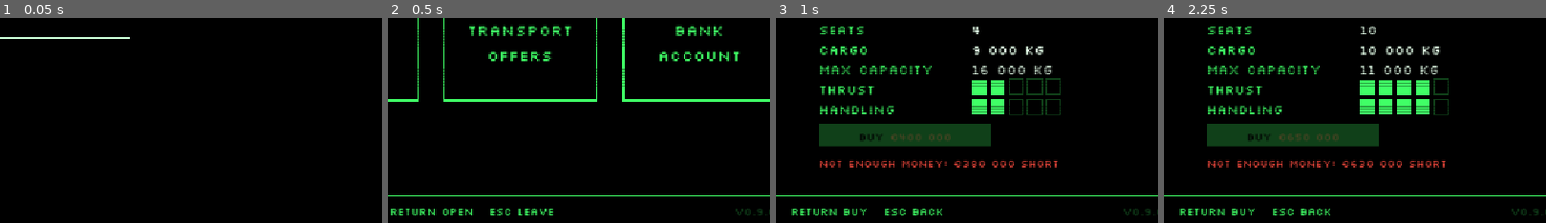
Above: before the commit, frames 1-4 (left to right).
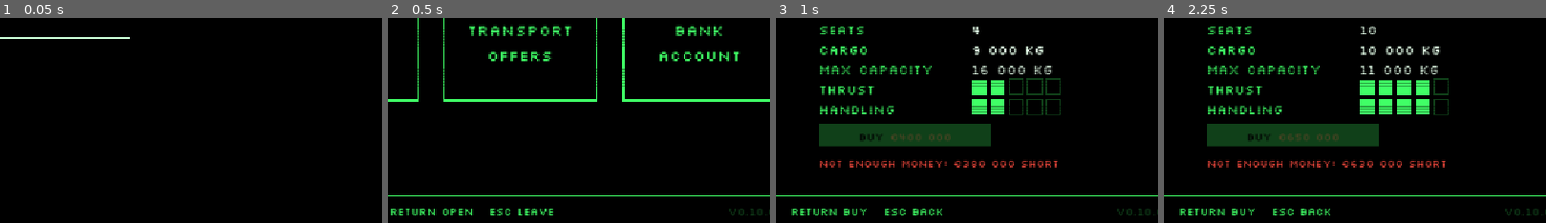
Above: after the commit, the same moments.

Repository: pkopczynski/lunar-lander
Game: Godot game, scene res://main.tscn
Two runs of this game, one before a commit and one after it. Both use one fixed random seed, a clock stepped at 60 frames per second and the inputs below.
Inputs (mouse positions are % of the whole screen's width and height, from its top left):
- Up to frame 1 (0.05 s): no input
- Up to frame 2 (0.5 s): no input
- Up to frame 3 (1 s): tap Enter (ui_accept) at 0.5, 0.77 s; move the mouse to (72, 45) at 0.52 s; hold Right (ui_right) from 0.53 s (still down); click (72, 45) at 0.67 s
- Up to frame 4 (2.25 s): tap Enter (ui_accept) at 1.07, 1.25, 1.52, 1.82 s; move the mouse to (30, 55) at 1.27 s; release Right (ui_right) at 1.28 s; hold Down (ui_down) 1.28-2.03 s; tap R (restart) at 2 s; move the mouse to (60, 27) at 2.02 s; hold Right (ui_right) from 2.03 s (still down)
The pictures show only the part of the screen within x 44-94%, y 45-95%; the shares and areas given below are measured in that part.

Frame 1 is identical in both runs. In frame 2, 0.1% of the frame differs, in the area x 89-98%, y 93-97%; in frame 3, 0.1%; in frame 4, 0.1%.

Commit message:
chore(main): release 0.10.0

Diff:
--- a/version.gd
+++ b/version.gd
@@ -4,4 +4,4 @@
 # The game's version (`GameVersion.VERSION`), bumped by release-please; shown dimly at the bottom
 # right of the Terminal. See `CLAUDE.md`.
 
-const VERSION := "0.9.0" # x-release-please-version
+const VERSION := "0.10.0" # x-release-please-version
Not shown, changed: .release-please-manifest.json
Not shown, changed: CHANGELOG.md
